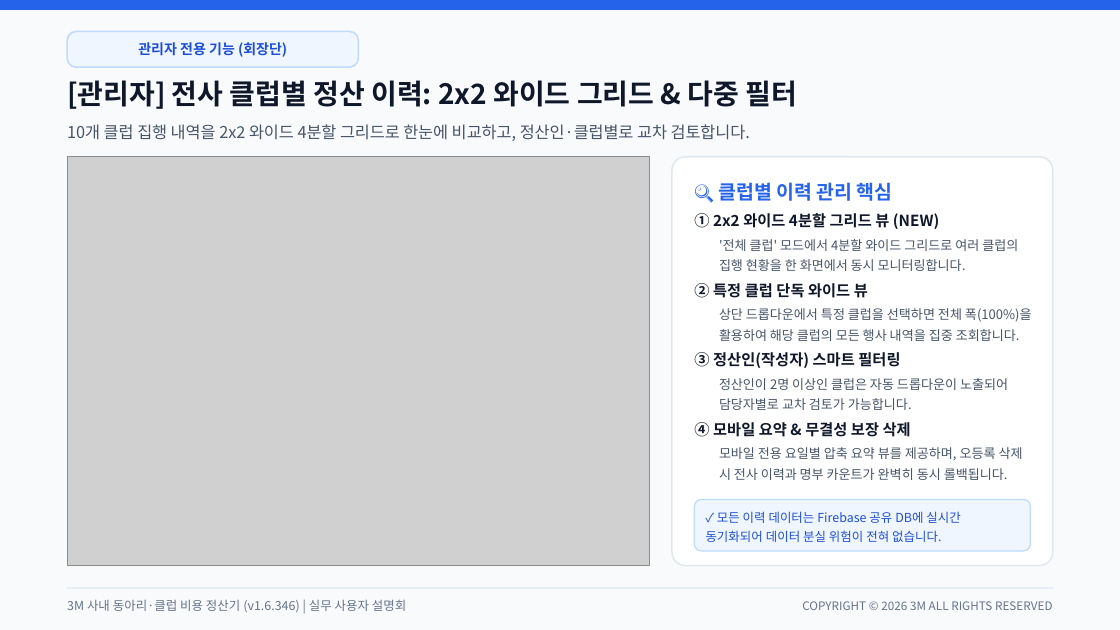
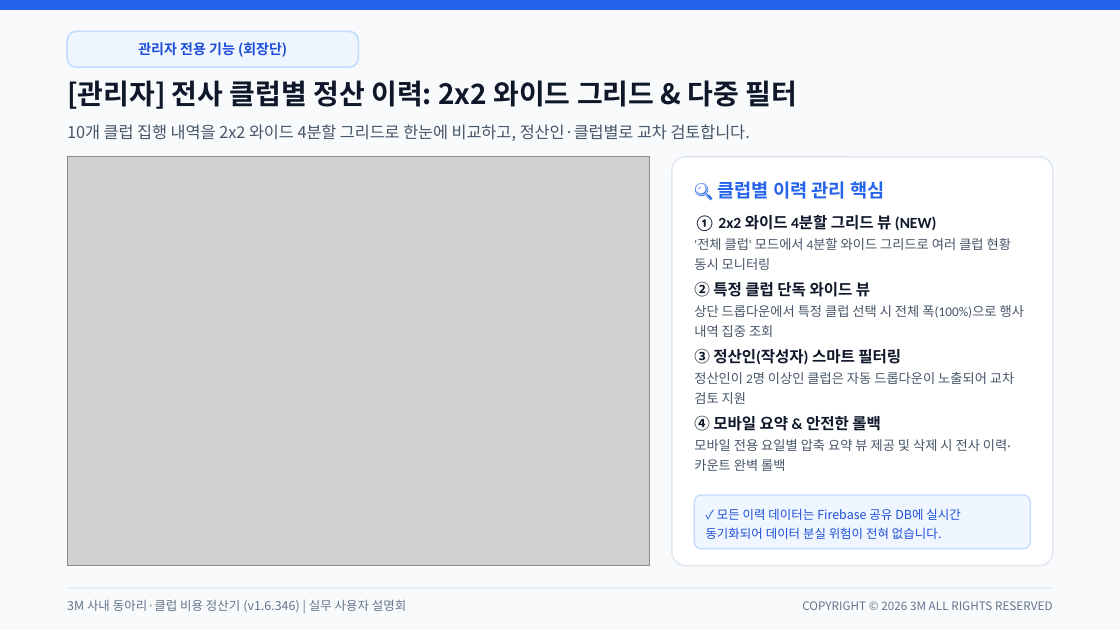
Before and after one commit to gochujangs33-dot/Club-expense, a slide deck: slide 9 of 3M_사내_클럽_비용_정산_시스템_사용_설명회.pptx. Drawn at 1120x630 pixels with LibreOffice and Linux fonts; fonts in the diff are those of the drawing; grey boxes stand for pictures. Boxes give left, top, right and bottom in pixels: in the first picture for what was removed or moved away, otherwise in the second. Text is boxed around its words. In the diff, an @@ line names an element or a change of style, - is before the commit and + after.

```diff
--- a/3M_사내_클럽_비용_정산_시스템_사용_설명회.pptx
+++ b/3M_사내_클럽_비용_정산_시스템_사용_설명회.pptx
@@ text "🔍 클럽별 이력 관리 핵심" at (717,181,884,199): size 12.5 to 12 pt @@
@@ text at (694,215,1011,270): text changed; size 9.8 to 8.5 pt; font Noto Sans CJK KR to Calibri; text colour #0F172A to #475569; bold off @@
-① 2x2 와이드 4분할 그리드 뷰 (NEW)
+① 2x2 와이드 4분할 그리드 뷰 (NEW)
+'전체 클럽' 모드에서 4분할 와이드 그리드로 여러 클럽 현황 동시 모니터링
@@ vertical alignment middle to top in 4 elements at (694,215,1011,270), (694,415,1011,471), (694,348,1014,404), (694,280,1024,337) @@
@@ text at (694,280,1024,337): text changed; size 8.4 to 8.5 pt; font Noto Sans CJK KR to Calibri @@
-'전체 클럽' 모드에서 4분할 와이드 그리드로 여러 클럽의 집행 현황을 한 화면에서 동시 모니터링합니다.
+② 특정 클럽 단독 와이드 뷰
+상단 드롭다운에서 특정 클럽 선택 시 전체 폭(100%)으로 행사 내역 집중 조회
@@ text removed at (694,280,868,300) @@
-② 특정 클럽 단독 와이드 뷰
@@ text removed at (719,308,1032,341) @@
-상단 드롭다운에서 특정 클럽을 선택하면 전체 폭(100%)을 활용하여 해당 클럽의 모든 행사 내역을 집중 조회합니다.
@@ text at (694,348,1014,404): text changed; size 8.4 to 8.5 pt; font Noto Sans CJK KR to Calibri @@
-정산인이 2명 이상인 클럽은 자동 드롭다운이 노출되어 담당자별로 교차 검토가 가능합니다.
+③ 정산인(작성자) 스마트 필터링
+정산인이 2명 이상인 클럽은 자동 드롭다운이 노출되어 교차 검토 지원
@@ text removed at (694,352,900,368) @@
-③ 정산인(작성자) 스마트 필터링
@@ text at (694,415,1011,471): text changed; size 8.4 to 8.5 pt; font Noto Sans CJK KR to Calibri @@
-모바일 전용 요일별 압축 요약 뷰를 제공하며, 오등록 삭제 시 전사 이력과 명부 카운트가 완벽히 동시 롤백됩니다.
+④ 모바일 요약 & 안전한 롤백
+모바일 전용 요일별 압축 요약 뷰 제공 및 삭제 시 전사 이력·카운트 완벽 롤백
@@ text removed at (694,422,911,437) @@
-④ 모바일 요약 & 무결성 보장 삭제
@@ rounded rectangle: place and size @@
-rounded rectangle at (694,500,1030,551)
+rounded rectangle at (694,495,1030,549)
@@ rounded rectangle at (694,495,1030,549): proportions changed @@
```
Also in this commit, not shown: 9 other slides changed, 1 other file.
